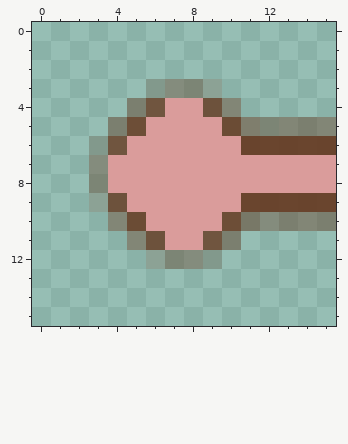
One commit to this pixel-art sprite: src/main/resources/tiles/16/road_e.png. That is the earlier state.
The file is 16x16 pixels. Pixels under 10% opacity are left out. Colours within 5 levels of each other are drawn and written as one.
Once edited:
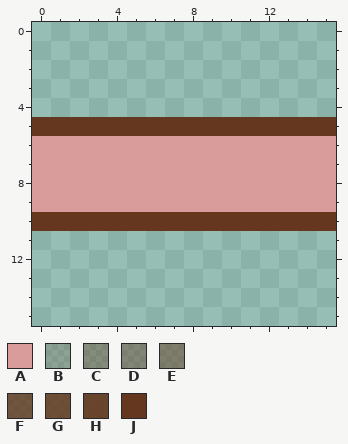
Palette (. is transparent): A #da9c9b  B #65371e34  C #65371e5e  D #65371e69  E #65371e79  F #65371ec7  G #65371ed4  H #65371ee4  J #65371e
Difference:
Changed rows in their new state; - is an unchanged pixel.
first column x 0:
 3 ------....------
 4 -----......-----
 5 JJJJJJJJJJJJJJJJ
 6 AAAAA------AAAAA
 7 AAAA------------
 8 AAAA------------
 9 AAAAA------AAAAA
10 JJJJJJJJJJJJJJJJ
11 -----......-----
12 ------....------
Where, in picture pixels (left, top, right, bottom), the same in both pictures:
changed: (32, 79, 336, 269)
